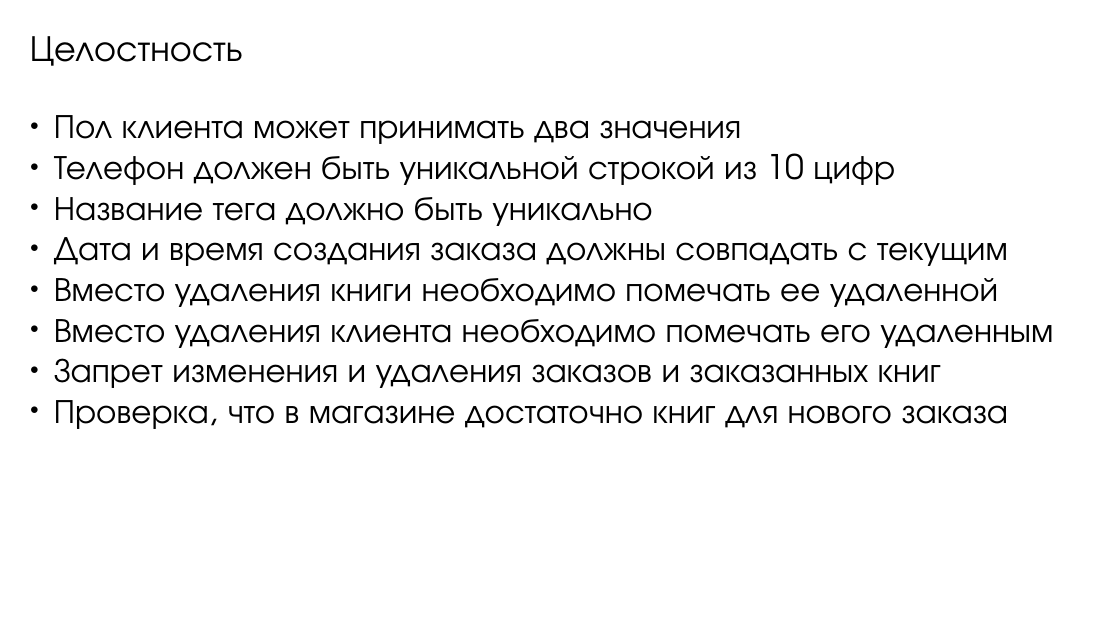
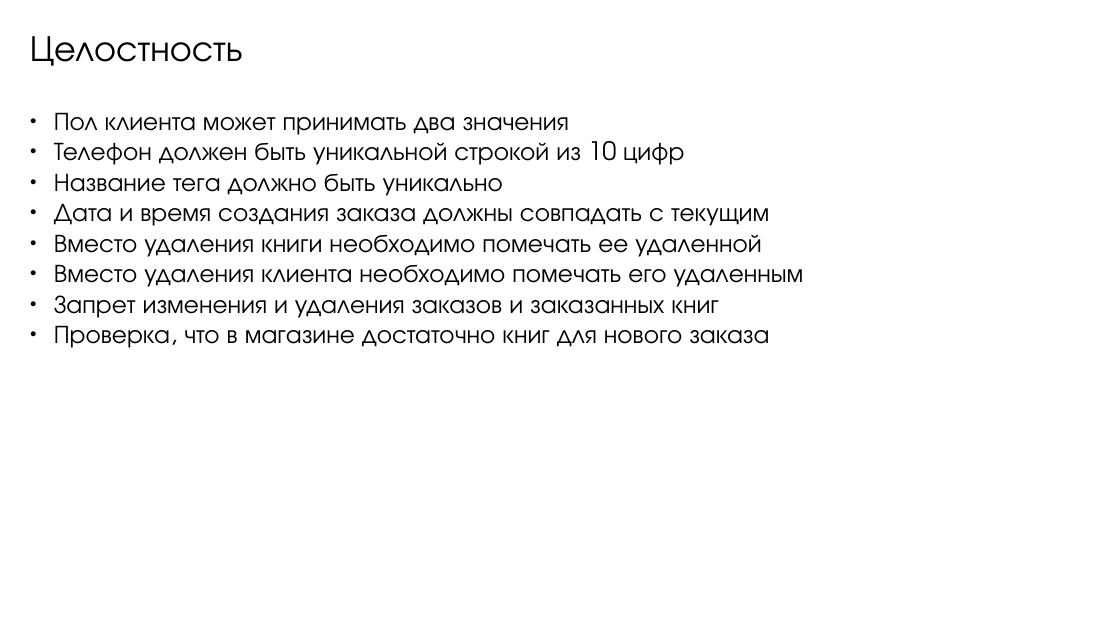
Before and after one commit to mrypdm/bsbd_kursach, a slide deck: slide 9 of docs/ИУ8-81. БСБД. Презентация. Шаповалов.odp (slide 16 before the commit). Drawn at 1120x630 pixels with LibreOffice and Linux fonts; fonts in the diff are those of the drawing. Boxes give left, top, right and bottom in pixels: in the first picture for what was removed or moved away, otherwise in the second. Text is boxed around its words. In the diff, an @@ line names an element or a change of style, - is before the commit and + after.

```diff
--- a/docs/ИУ8-81. БСБД. Презентация. Шаповалов.odp
+++ b/docs/ИУ8-81. БСБД. Презентация. Шаповалов.odp
@@ text "Пол клиента может принимать два ..." at (x1=54, y1=112, x2=804, y2=348): size 24 to 18 pt @@
```
Also in this commit, not shown: 7 other slides changed, 2 slides added, 9 slides removed, 6 other files.
